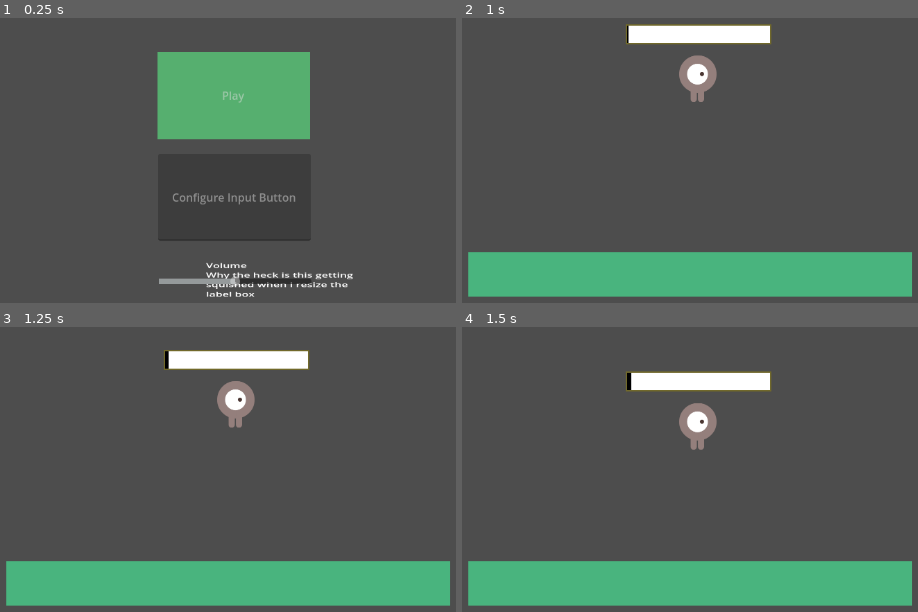
Above: before the commit, frames 1-4 (two rows, left to right).
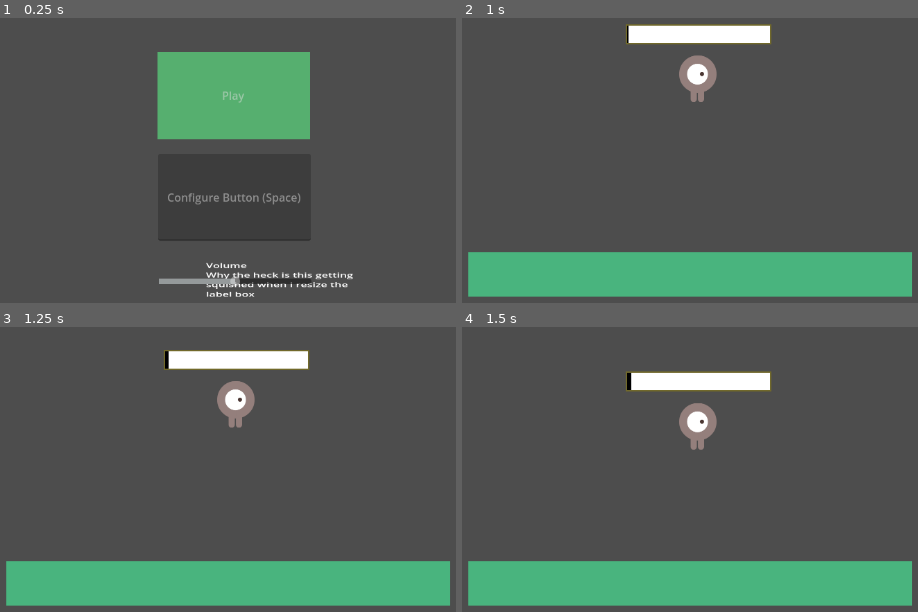
Above: after the commit, the same moments.

Repository: alx168/Bat_in_a_cave
Game: Godot game, scene res://main_menu.tscn
Same seed, same stepped clock (60 frames per second), same inputs: the game is played once before the commit and once after it.
Inputs:
- Up to frame 1 (0.25 s): no input
- Up to frame 2 (1 s): tap Enter at 0.5 s; hold Space (button_press) from 0.53 s (still down)
- Up to frame 3 (1.25 s): keep holding Space (button_press)
- Up to frame 4 (1.5 s): release Space (button_press) at 1.28 s; tap Space (button_press) at 1.35 s

The runs differ from the first frame. In frame 1, 0.5% of the frame differs, in the area x 36-66%, y 61-66%; in frame 2, nothing differs; in frame 3, nothing differs; in frame 4, nothing differs.

Commit message:
finishing implementation of button configuration

Diff:
--- a/main_menu.tscn
+++ b/main_menu.tscn
@@ -30,7 +30,7 @@
 offset_bottom = 413.0
 theme_override_styles/focus = ExtResource("3_p83nl")
 theme_override_styles/normal = ExtResource("3_p83nl")
-text = "Configure Input Button"
+text = "Configure Button (Space)"
 alignment = 1
 editable = false
 selecting_enabled = false
--- a/scripts/menus/control_configuration_option.gd
+++ b/scripts/menus/control_configuration_option.gd
@@ -5,16 +5,20 @@
 # two variables that tell us if the user
 var is_button_freed: bool
 var is_configuring: bool
+var field: Variant
+var regex = RegEx.new()
 
 func _ready() -> void:
 	is_button_freed = false
+	field = get_node('.')
+	regex.compile(r"\(.+\)")
 
 func _input(event):
 	if is_button_freed and (event is InputEventKey):
-		print("hello")
 		InputMap.action_add_event(InputManager.INPUT_EVENT_NAME, event)
 		is_button_freed = false
 		is_configuring = false
+		field.text = regex.sub(field.text, "(%s)" % event.as_text())
 
 func _process_option_held(delta: float, held: bool) -> void:
 	if held:
